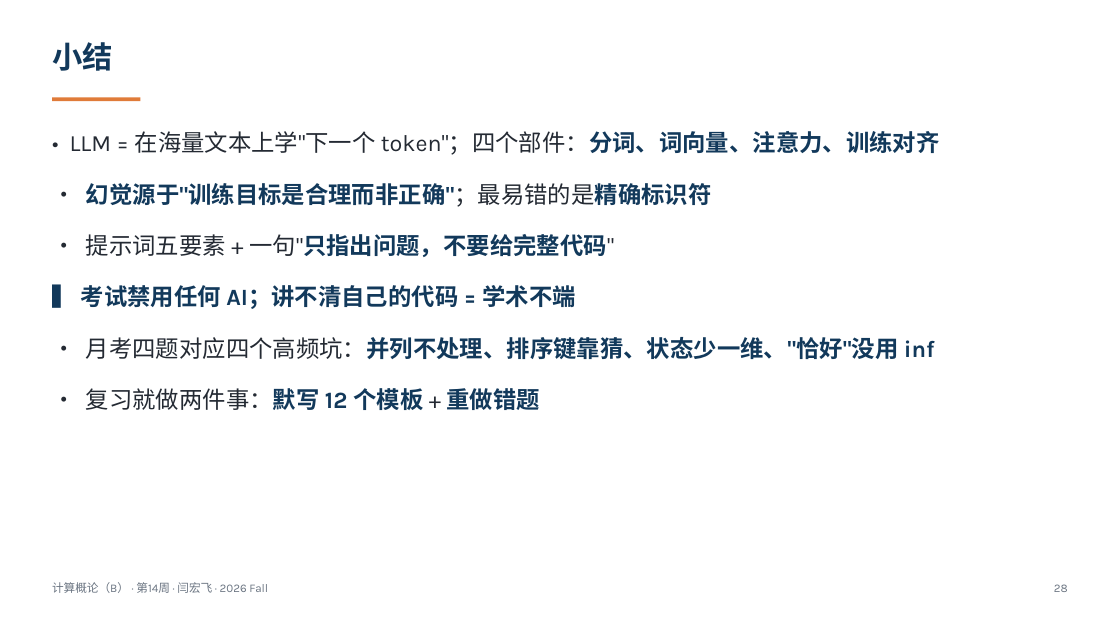
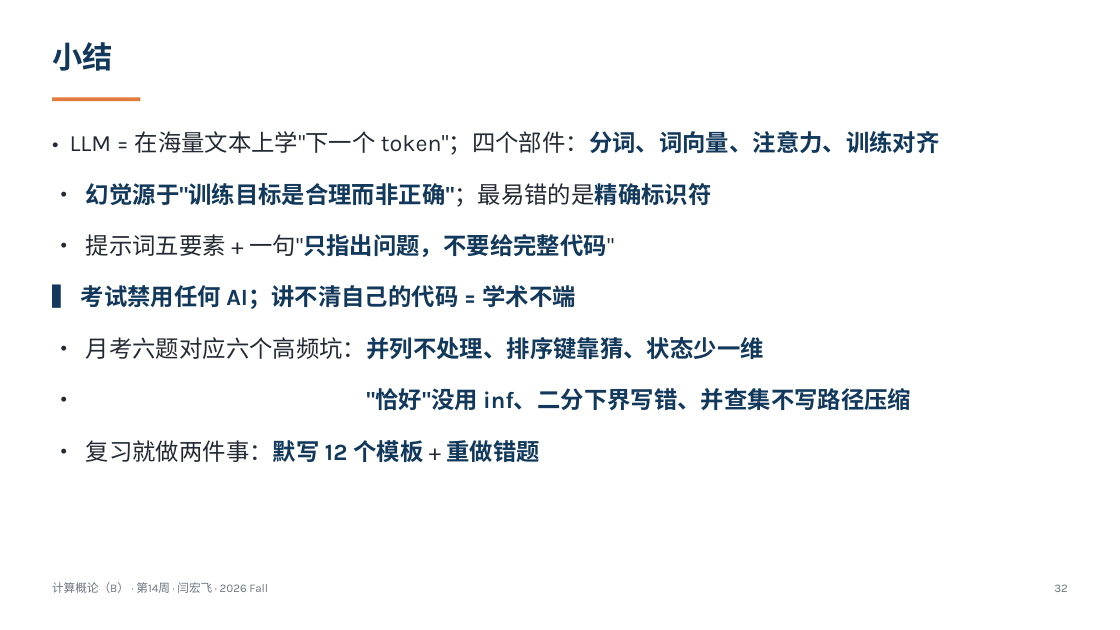
Before and after one commit to GMyhf/2026fall-cs101, a slide deck: slide 32 of courseware/202612_ADS_W14_AI_Literacy_Exam_Recap.pptx (slide 28 before the commit). Drawn at 1120x630 pixels with LibreOffice and Linux fonts; fonts in the diff are those of the drawing. Boxes give left, top, right and bottom in pixels: in the first picture for what was removed or moved away, otherwise in the second. Text is boxed around its words. In the diff, an @@ line names an element or a change of style, - is before the commit and + after.

```diff
--- a/courseware/202612_ADS_W14_AI_Literacy_Exam_Recap.pptx
+++ b/courseware/202612_ADS_W14_AI_Literacy_Exam_Recap.pptx
@@ text at (86,337,911,410): text changed @@
-• 月考四题对应四个高频坑：并列不处理、排序键靠猜、状态少一维、"恰好"没用 inf
+• 月考六题对应六个高频坑：并列不处理、排序键靠猜、状态少一维
+• "恰好"没用 inf、二分下界写错、并查集不写路径压缩
@@ text at (1054,584,1068,592): text changed @@
-28
+32
```
Also in this commit, not shown: 10 other slides changed, 4 slides added, 32 other files.
